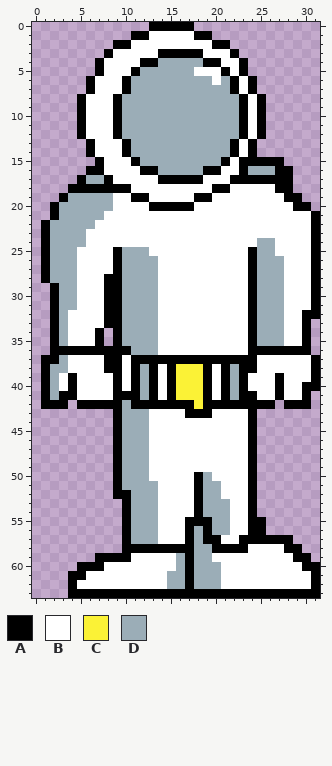
Pixel-art sprite: assets/player.png. The first picture shows the starting point.
The file is 32x64 pixels. Colours within 5 levels of each other are drawn and written as one.
Palette (. is transparent): A #000000  B #ffffff  C #fbf236  D #9badb7
Pixels before, first column x 1:
 0 ............AAAAA..............
 1 ..........AABBBBBAA............
 2 ........AABBBBBBBBBAA..........
 3 .......ABBBBBAAAAABBBA.........
 4 ......ABBBBAADDDDDAABBA........
 5 ......ABBBADDDDDDBBBABA........
 6 .....ABBBADDDDDDDDDBDABA.......
 7 .....ABBBADDDDDDDDDDDABA.......
 8 ....ABBBADDDDDDDDDDDDDABA......
 9 ....ABBBADDDDDDDDDDDDDABA......
10 ....ABBBADDDDDDDDDDDDDABA......
11 ....ABBBADDDDDDDDDDDDDABA......
12 ....ABBBADDDDDDDDDDDDDABA......
13 .....ABBBADDDDDDDDDDDABA.......
14 .....ABBBADDDDDDDDDDDABA.......
15 ......ABBBADDDDDDDDDABAAAAA....
16 .....AABBBBAADDDDDAABBADDDAA...
17 ....ADDABBBBBAAAAABBBAAAAAAA...
18 ...AAAAAAABBBBBBBBBAABBBBBAA...
19 ..ADDDDDBBAABBBBBAABBBBBBBBAA..
20 .ADDDDDDBBBBAAAAABBBBBBBBBBBAA.
21 .ADDDDDBBBBBBBBBBBBBBBBBBBBBBBA
22 ADDDDDBBBBBBBBBBBBBBBBBBBBBBBBA
23 ADDDDBBBBBBBBBBBBBBBBBBBBBBBBBA
24 ADDDDBBBBBBBBBBBBBBBBBBBDDBBBBA
25 ADDDBBBBADDDBBBBBBBBBBBADDBBBBA
26 ADDDBBBBADDDDBBBBBBBBBBADDDBBBA
27 ADDDBBBBADDDDBBBBBBBBBBADDDBBBA
28 ADDDBBBAADDDDBBBBBBBBBBADDDBBBA
29 .ADDBBBAADDDDBBBBBBBBBBADDDBBBA
30 .ADDBBBAADDDDBBBBBBBBBBADDDBBBA
31 .ADDBBBAADDDDBBBBBBBBBBADDDBBBA
32 .ADBBBBAADDDDBBBBBBBBBBADDDBBAA
33 .ADBBBBAADDDDBBBBBBBBBBADDDBBA.
34 .ADBBBA.ADDDDBBBBBBBBBBADDDBBA.
35 .ADBBBA.ADDDDBBBBBBBBBBADDDBBA.
36 .AAAAAAAAADDDBBBBBBBBBBAAAAAAA.
37 AADBBBBAABAAAAAAAAAAAAAABBBBBBA
38 ADDBBBBAABADABACCCABADAABBBBBBA
39 ADBABBBBABADABACCCABADABBBABBBA
40 ADBABBBBABADABACCCABADABBBABBAA
41 ADAABBBBAAADABACCCABADAABBABBA.
42 AAA.AAAAADAAAAAAACAAAAAAAA.AAA.
43 ........ADDDBBBBAAABBBBA.......
44 ........ADDDBBBBBBBBBBBA.......
45 ........ADDDBBBBBBBBBBBA.......
46 ........ADDDBBBBBBBBBBBA.......
47 ........ADDDBBBBBBBBBBBA.......
48 ........ADDDBBBBBBBBBBBA.......
49 ........ADDDBBBBBBBBBBBA.......
50 ........ADDDBBBBBADBBBBA.......
51 ........ADDDDBBBBADDBBBA.......
52 ........AADDDBBBBADDBBBA.......
53 .........ADDDBBBBADDDBBA.......
54 .........ADDDBBBBADDDBBA.......
55 .........ADDDBBBAAADDBBAA......
56 .........ADDDBBBADADDBBAA......
57 .........ADDDBBBADAABBAAAAAA...
58 .........AAAAAAAADDAAAABBBBAA..
59 ......AAAABBBBBDADDBBBBBBBBBAA.
60 ....AAABBBBBBBBDADDDBBBBBBBBBAA
61 ...AABBBBBBBBBDDADDDBBBBBBBBBBA
62 ...ABBBBBBBBBBDDADDDBBBBBBBBBBA
63 ...AAAAAAAAAAAAAAAAAAAAAAAAAAAA
After the commit:
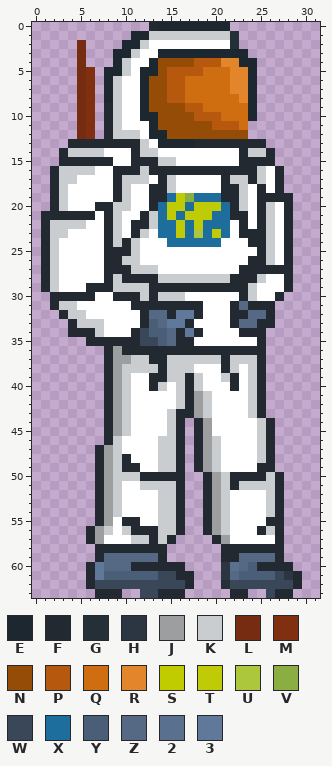
Colours new in this view: E #1c272f  F #222930  G #252f37  H #2c3642  J #9c9ea0  K #cacdcf  L #752c10  M #802f10  N #944c07  P #b6580e  Q #ce6e11  R #e2852b  S #c0cb00  T #bfcb06  U #adc73d  V #8bae43  W #394759  X #1d6e9d  Y #4b5e77  Z #556985  2 #5a708f  3 #607899
Difference:
Changed rows in their new state; - is an unchanged pixel.
first column x 1:
 0 ------------FEEEEEEEE----------
 1 ----------EEKKKKKKKKKG---------
 2 ----L---.EEK-------BBG---------
 3 ----L--.EEK--EEEEEEEEEE--------
 4 ----L-..EK-BENNNNPPPRREE-------
 5 ----LM.EEKBEENPPPPQQQRRE-------
 6 ----LM.EKBBENNPPQQQQQRRE-------
 7 ----LM.EKBBENNPPQQQQQRRE-------
 8 ----LM.EKBBENNPPQQQQQQRE.------
 9 ----LM.FKBBENNNNPPQQQQQE.------
10 ----LM.FKBBEENNNNPPPQQQE.------
11 ----LM.FKBBBENNNNNNPPPQ..------
12 ----LM.FKKKBEENNNNNNNNN..------
13 ---FFFFFFFFKBEEEEFFFFFFFF------
14 --FKKKK--BFKKBBBBBBBBBFKKF-----
15 --FFFFFF--FFFKKBBBBBB-FFFF.----
16 -FKKKKB-FFFKFFFFFFFFFFFFKBF.---
17 -FKKBBBBFKKK-FKBBB--FKKFKBF.---
18 -FKBBBBBFK--FFK----BFFK-F-F.---
19 -FKBBBBBFKBBFFXTVXXXFFK-FFFF.--
20 -FKBBBFFKK--FXTSXTTTXFK-FK-F..-
21 FFFFFFBFK--FKXTXTTTXXFF-FK-F...
22 FKKKKB-FK-FFKXXTXTXXX-F-FK-F...
23 FKKBB--FK-FK-XXTXUXTX-FFFK-F...
24 FKBBB--FKFK---XXXXXX---FFK-F...
25 FKBB---FFFKB-----------BFK-F...
26 FKBB---FFKKBB----------FFKBF...
27 FKBB---FFFKKK---------FFFFFF...
28 FKBB---FKFFFFKKKKKKKKFFFKBBF...
29 FKBB-FFFKKKKFFFFFFFFFFFKBBBF...
30 -FFFFF-BFFFKFKKK------FKBBF....
31 -FKK---BBBFFFFFFFF---FZFFF.....
32 -.FKK--BBBBFZZF33F---FFZZF.....
33 -..FKKKBBBBFYZ33F----FZZFF....-
34 -..FFFKBBBFWYYZF3F----FFF.....-
35 -....FFFFFFWWYZFF------BF.....-
36 -......FJFFFFFFFFFFFFFFFF.....-
37 .......FJJKKFFKKKKKKFKKKF......
38 .......FJKKKKFKKKBB-FKBKF......
39 .......FJKBBFFKKFKB-KFBKF......
40 .......FJKBBFKBKFKB-BFBKF......
41 .......FJKBBB-BKFJK-BBBKF.....-
42 ...-...FJKBBBBBKFJKBBBBKF.-...-
43 -------FJKBB--KFFJK----KF------
44 -------FJKBB--KF.FJ----BKF-----
45 -------FJKBB--KF.FJ----BKF-----
46 -------FKBBB-KKF.FJK---BKF-----
47 ------FJKBBB-KKF.FJK---BKF-----
48 ------FJKFBB-KKF.FJK---BKF-----
49 ------FJKFFB-KKF.FJK---BFF-----
50 ------FJKKKFFFFF..FJKFFFFKF----
51 ------FJKBBKKKKF..FJKFKKKKF----
52 ------FJKBBBBKKF..FJK--BBKF----
53 ------FJKBBBBKKF..FJK--BBKF----
54 ------FJKBBBBKKF..FJK--BBKF----
55 ------FJBFFBBKKF..FJK--BBFF----
56 -----FJKBKFFFKKF..FJK--BFKF----
57 -----FJBBBKKFKF....FJ-BBBBF.---
58 ------FFFFFFFF......FFFFFFF..--
59 ------FZZZZZZF......FFZZZZF...-
60 ----.F3ZZZFFFFFF....H2ZYFFFF...
61 ---..F3YYYYYYWWFF...HZYYYYWHF..
62 ---..FWWWWWWWWWWF...GWWWWWWWF..
63 ---...FFF..WWFFF.....FF..WFF...
Pixel boxes of the changes (left, top, right, bottom) in both pictures:
changed: (41, 22, 320, 598)
